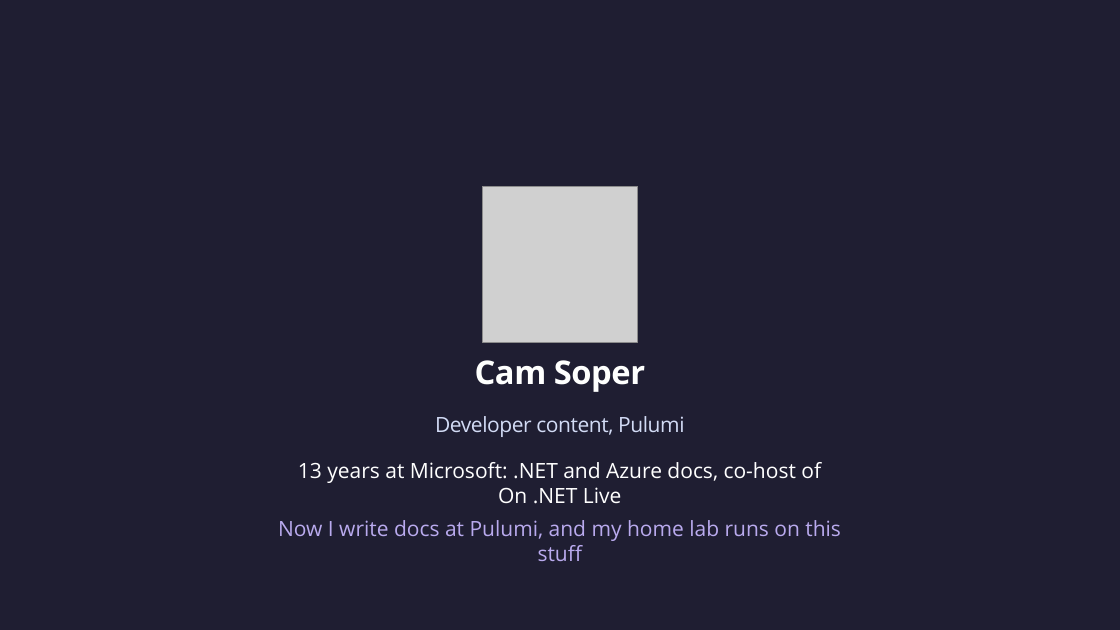
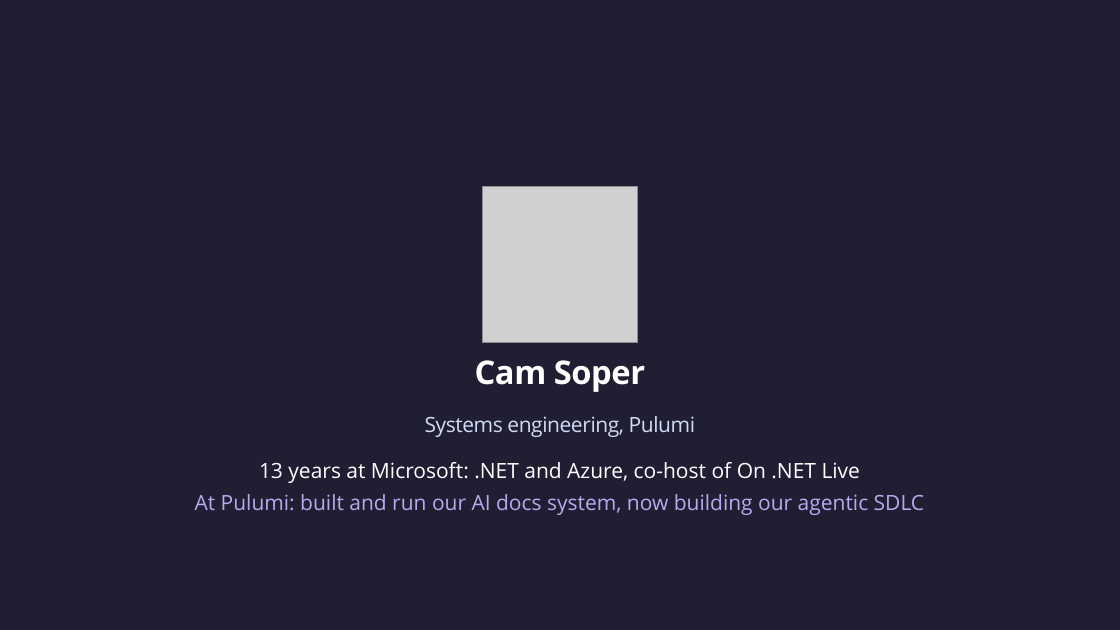
Before and after one commit to CamSoper/infrastructure-as-actual-code, a slide deck: slide 4 of slides/infrastructure-as-actual-code.pptx. Drawn at 1120x630 pixels with LibreOffice and Linux fonts; fonts in the diff are those of the drawing; grey boxes stand for pictures. Boxes give left, top, right and bottom in pixels: in the first picture for what was removed or moved away, otherwise in the second. Text is boxed around its words. In the diff, an @@ line names an element or a change of style, - is before the commit and + after.

```diff
--- a/slides/infrastructure-as-actual-code.pptx
+++ b/slides/infrastructure-as-actual-code.pptx
@@ text at (x1=425, y1=416, x2=695, y2=437): text changed @@
-Developer content, Pulumi
+Systems engineering, Pulumi
@@ text at (x1=195, y1=462, x2=925, y2=515): text changed; text colour #FFFFFF to #B9AAEE @@
-13 years at Microsoft: .NET and Azure docs, co-host of On .NET Live
-Now I write docs at Pulumi, and my home lab runs on this stuff
+13 years at Microsoft: .NET and Azure, co-host of On .NET Live
+At Pulumi: built and run our AI docs system, now building our agentic SDLC
```
Also in this commit, not shown: 1 other slide changed, 3 other files.
